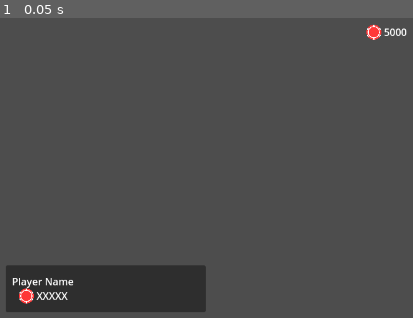
Above: before the commit, frame 1.
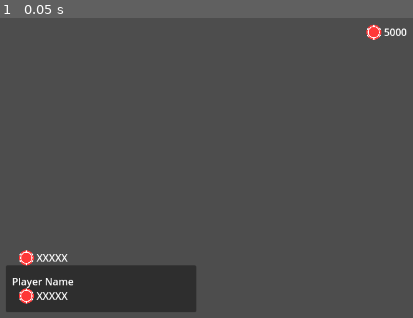
Above: after the commit, the same moment.

Repository: rwilson02/Poker-Party
Game: Godot game, scene res://scenes/Gameplay.tscn
Same seed, same stepped clock (60 frames per second), same inputs: the game is played once before the commit and once after it. This scene is started directly instead of the project's main scene.
Inputs:
- Up to frame 1 (0.05 s): no input

The runs differ from the first frame. In frame 1, 0.6% of the frame differs, in the area x 4-50%, y 77-98%.

Commit message:
fix up display items

Diff:
--- a/scenes/Gameplay.tscn
+++ b/scenes/Gameplay.tscn
@@ -13,14 +13,6 @@
 script = ExtResource("2_lvqcw")
 
 [node name="Scorebug" parent="Display" instance=ExtResource("4_otush")]
-anchors_preset = 2
-anchor_top = 1.0
-anchor_bottom = 1.0
-offset_left = 30.0
-offset_top = -105.0
-offset_right = 350.0
-offset_bottom = -30.0
-grow_vertical = 0
 
 [node name="CommCards" type="HBoxContainer" parent="Display"]
 anchors_preset = 8
--- a/scenes/ui/scorebug.tscn
+++ b/scenes/ui/scorebug.tscn
@@ -1,8 +1,14 @@
 [gd_scene format=3 uid="uid://cnd6j21isfrjj"]
 
 [node name="Scorebug" type="Panel"]
-offset_right = 320.0
-offset_bottom = 75.0
+anchors_preset = 2
+anchor_top = 1.0
+anchor_bottom = 1.0
+offset_left = 30.0
+offset_top = -105.0
+offset_right = 335.0
+offset_bottom = -30.0
+grow_vertical = 0
 
 [node name="HUDText" type="RichTextLabel" parent="."]
 editor_description = "max width is roughly 13 characters, maybe adjust"
@@ -18,6 +24,24 @@
 bbcode_enabled = true
 text = "[center]Player Name
 [img=24]res://textures/ico_chips.png[/img] XXXXX[/center]"
+fit_content = true
+scroll_active = false
+autowrap_mode = 0
+shortcut_keys_enabled = false
+
+[node name="WagerText" type="RichTextLabel" parent="."]
+editor_description = "max width is roughly 13 characters, maybe adjust"
+custom_minimum_size = Vector2(120, 0)
+layout_mode = 1
+anchors_preset = 4
+anchor_top = 0.5
+anchor_bottom = 0.5
+offset_top = -61.5
+offset_right = 120.0
+offset_bottom = -37.5
+grow_vertical = 2
+bbcode_enabled = true
+text = "[center][img=24]res://textures/ico_chips.png[/img] XXXXX[/center]"
 fit_content = true
 scroll_active = false
 autowrap_mode = 0
--- a/scripts/gameplay/gameplay_display.gd
+++ b/scripts/gameplay/gameplay_display.gd
@@ -1,6 +1,7 @@
 extends Node
 
-@onready var scorebug = $Scorebug
+@onready var hud_text = $Scorebug/HUDText
+@onready var wager_text = $Scorebug/WagerText
 @onready var hole_card_holder = $Scorebug/ClipMask/HoleCards
 @onready var comm_card_holder = $CommCards
 @onready var card_marker = $CommCards/Marker1
@@ -16,9 +17,12 @@
 #@rpc("authority", "call_local", "unreliable", 2)
 func update_display():
 	# Handle scorebug
-	var hudtext: RichTextLabel = scorebug.get_node("HUDText")
-#	scorebug.get_node("HUDText").text = CHIP_TEMPLATE % [Netgame.me().name, Netgame.me().chips]
-	hudtext.text = "[center]%s\n%s[/center]" % [Netgame.me().name, CHIP_TEMPLATE % Netgame.me().chips]
+	hud_text.text = "[center]%s\n%s[/center]" % [Netgame.me().name, CHIP_TEMPLATE % Netgame.me().chips]
+	var betted = Netgame.me().current_bet
+	if betted > 0:
+		wager_text.visible = true
+		wager_text.text = "[center]%s[/center]" % (CHIP_TEMPLATE % betted)
+	else: wager_text.visible = false
 
 	# Handle pot
 	$PotText.text = CHIP_TEMPLATE % Netgame.game_state.pot
